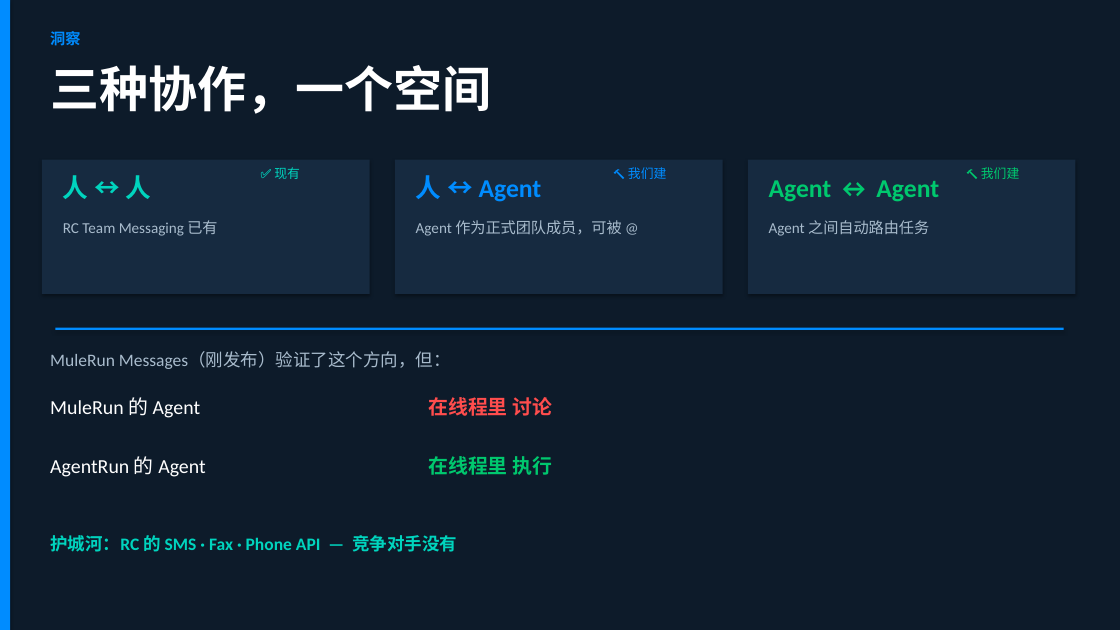
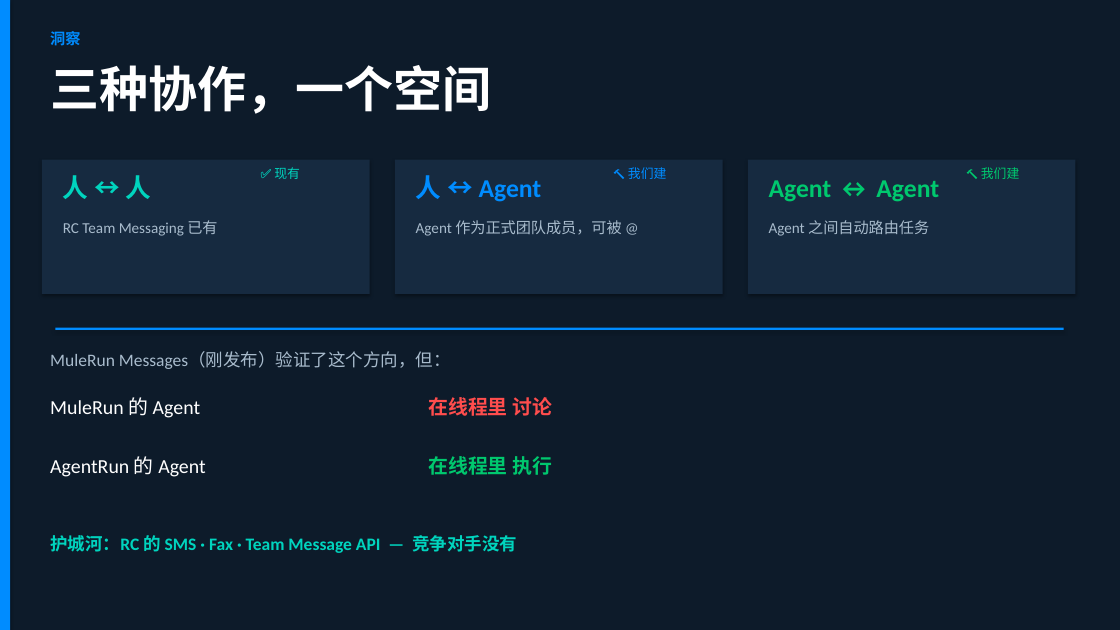
Before and after one commit to ringclaw/ringclaw, a slide deck: slide 4 of outputs/keller-poc/AgentRun-Hackathon-Pitch.pptx. Drawn at 1120x630 pixels with LibreOffice and Linux fonts; fonts in the diff are those of the drawing. Boxes give left, top, right and bottom in pixels: in the first picture for what was removed or moved away, otherwise in the second. Text is boxed around its words. In the diff, an @@ line names an element or a change of style, - is before the commit and + after.

```diff
--- a/outputs/keller-poc/AgentRun-Hackathon-Pitch.pptx
+++ b/outputs/keller-poc/AgentRun-Hackathon-Pitch.pptx
@@ text at (x1=50, y1=535, x2=517, y2=553): text changed @@
-护城河：RC 的 SMS · Fax · Phone API — 竞争对手没有
+护城河：RC 的 SMS · Fax · Team Message API — 竞争对手没有
```
Also in this commit, not shown: 1 slide added, 1 slide removed, 7 other files.
